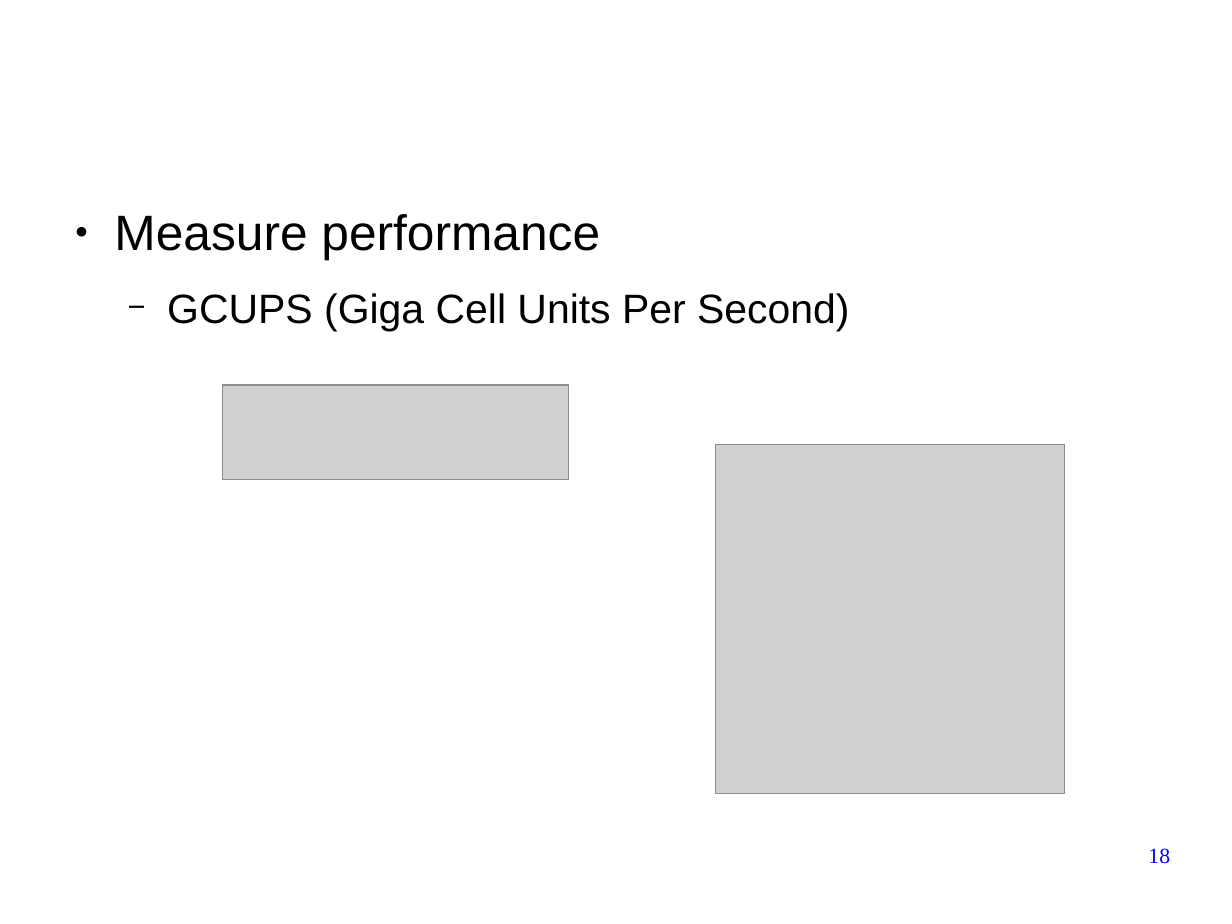
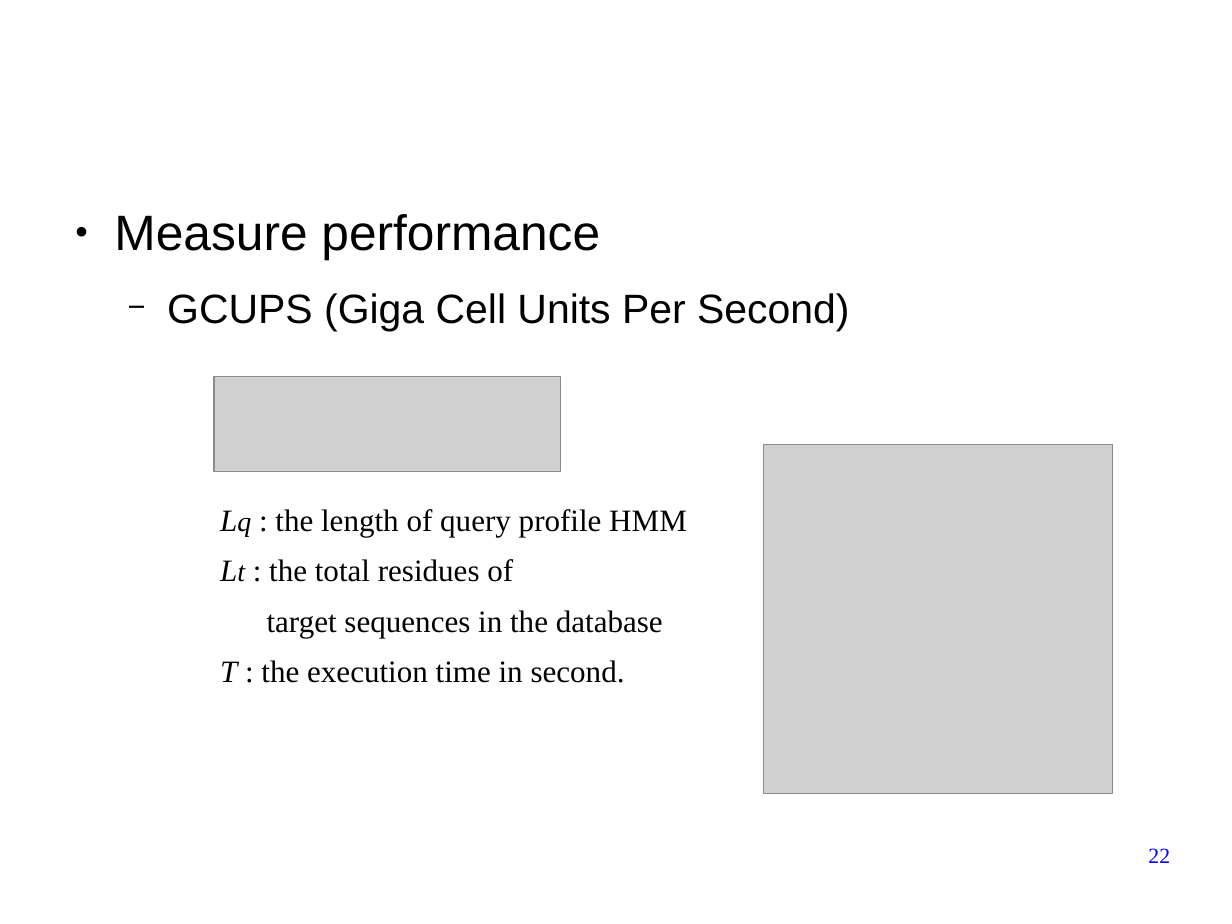
Before and after one commit to forestcheng/cudahmmsearch, a slide deck: slide 22 of thesis/thesisDefense.odp (slide 18 before the commit). Drawn at 1232x924 pixels with LibreOffice and Linux fonts; fonts in the diff are those of the drawing; grey boxes stand for pictures; background and template pictures are left out. Boxes give left, top, right and bottom in pixels: in the first picture for what was removed or moved away, otherwise in the second. Text is boxed around its words. In the diff, an @@ line names an element or a change of style, - is before the commit and + after.

```diff
--- a/thesis/thesisDefense.odp
+++ b/thesis/thesisDefense.odp
@@ picture: place and size @@
-picture at [222, 385, 569, 480]
+picture at [214, 377, 560, 472]
@@ picture: place and size @@
-picture at [715, 445, 1064, 794]
+picture at [764, 445, 1112, 795]
@@ text at [220, 509, 687, 683]: paragraphs added @@
+    Lq : the length of query profile HMM
+    Lt : the total residues of
+    target sequences in the database
+    T : the execution time in second.
@@ page number at [1148, 848, 1170, 863]: text changed @@
-18
+22
```
Also in this commit, not shown: 14 other slides changed, 6 slides added.
